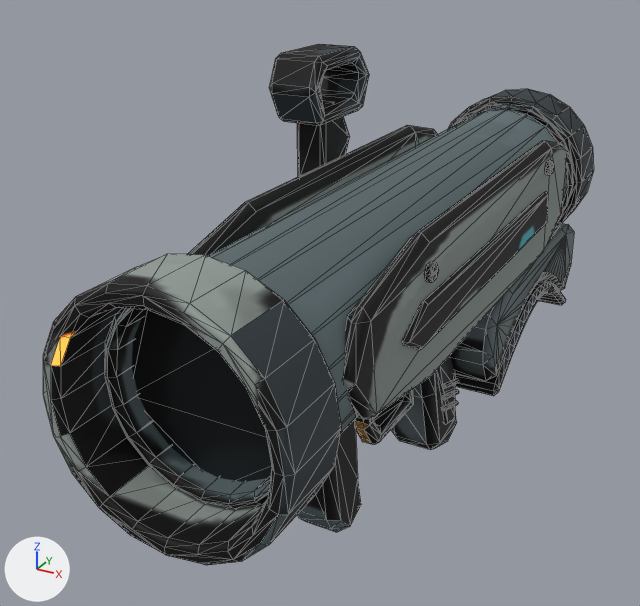
Before and after pictures for a commit that changed the glTF model public/assets/models/rocket.glb.
One viewpoint serves both versions: a camera (50 mm lens) standing at (0.636, -1.444, 0.73) and looking at (-0.148, -0.019, 0.017). The lights are fixed; the arrows at lower left show +X, +Y and +Z. The first picture is the older version. Mesh edges are drawn as thin lines. Vertices at exactly the same position are counted once.

Objects in the first picture: 'rocket-original-arsenal'.
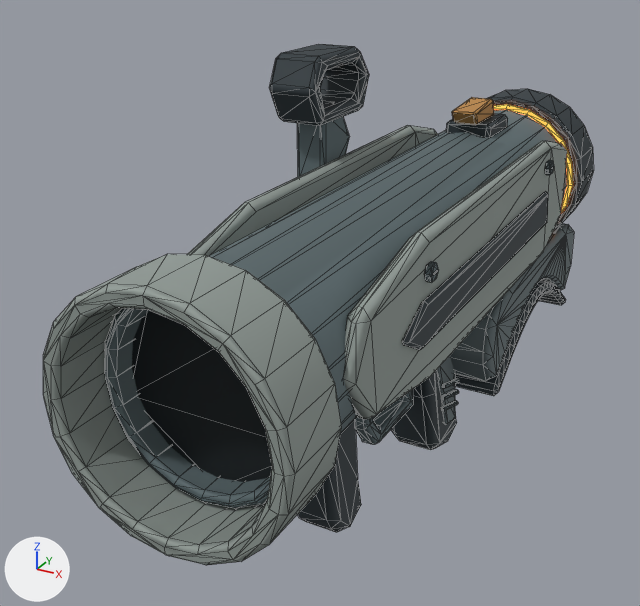
Changed parts and their boxes [x1, y1, x2, y2] in the pictures (640 x 606 px):
part 1 of me_cylinder_093, added
    after: [446, 113, 508, 138]
part 2 of me_cylinder_093, added (brown)
    after: [452, 97, 494, 125]
part 3 of me_cylinder_093, surface changed (black to grey)
    both: [43, 44, 584, 565]

Patch to the scene script:
```diff
--- a/public/assets/models/rocket.glb.py
+++ b/public/assets/models/rocket.glb.py
@@ me_cylinder_093 @@
 # used by ob_rocket_original_arsenal; location = (0.0, 0.0, 0.0)
-me_cylinder_093.from_pydata(...)  # 1970 vertices, 3817 faces; spans x -0.26..0.2, y -0.71..0.84, z -0.38..0.49
+me_cylinder_093.from_pydata(...)  # 2042 vertices, 3949 faces; spans x -0.26..0.2, y -0.71..0.84, z -0.38..0.49
+# me_cylinder_093 part 1: a new loose piece of 24 vertices spanning x -0.05..0.05, y 0.37..0.5, z 0.29..0.32, in mat_k10_rocket_baked_zones
+# me_cylinder_093 part 2: a new loose piece of 24 vertices spanning x -0.03..0.03, y 0.33..0.46, z 0.32..0.36, in mat_k10_rocket_baked_zones
+# me_cylinder_093 part 3: 3610 kept faces spanning x -0.26..0.2, y -0.71..0.84, z -0.38..0.49 get new texture (UV) coordinates
+# other edits to the shape of me_cylinder_093 do not show in these pictures
 me_cylinder_093.materials.append(mat_k10_rocket_baked_zones)
```
